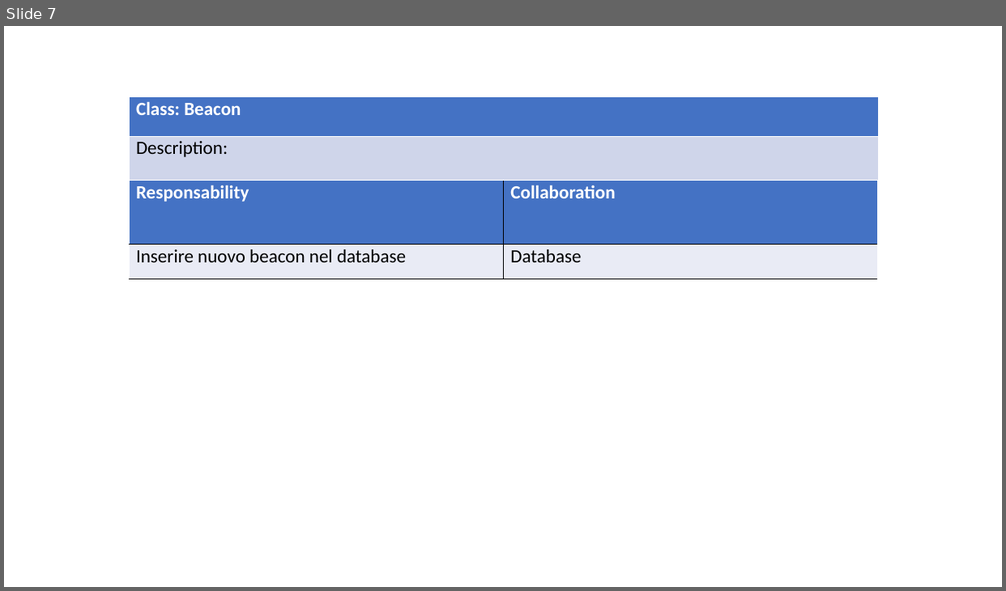
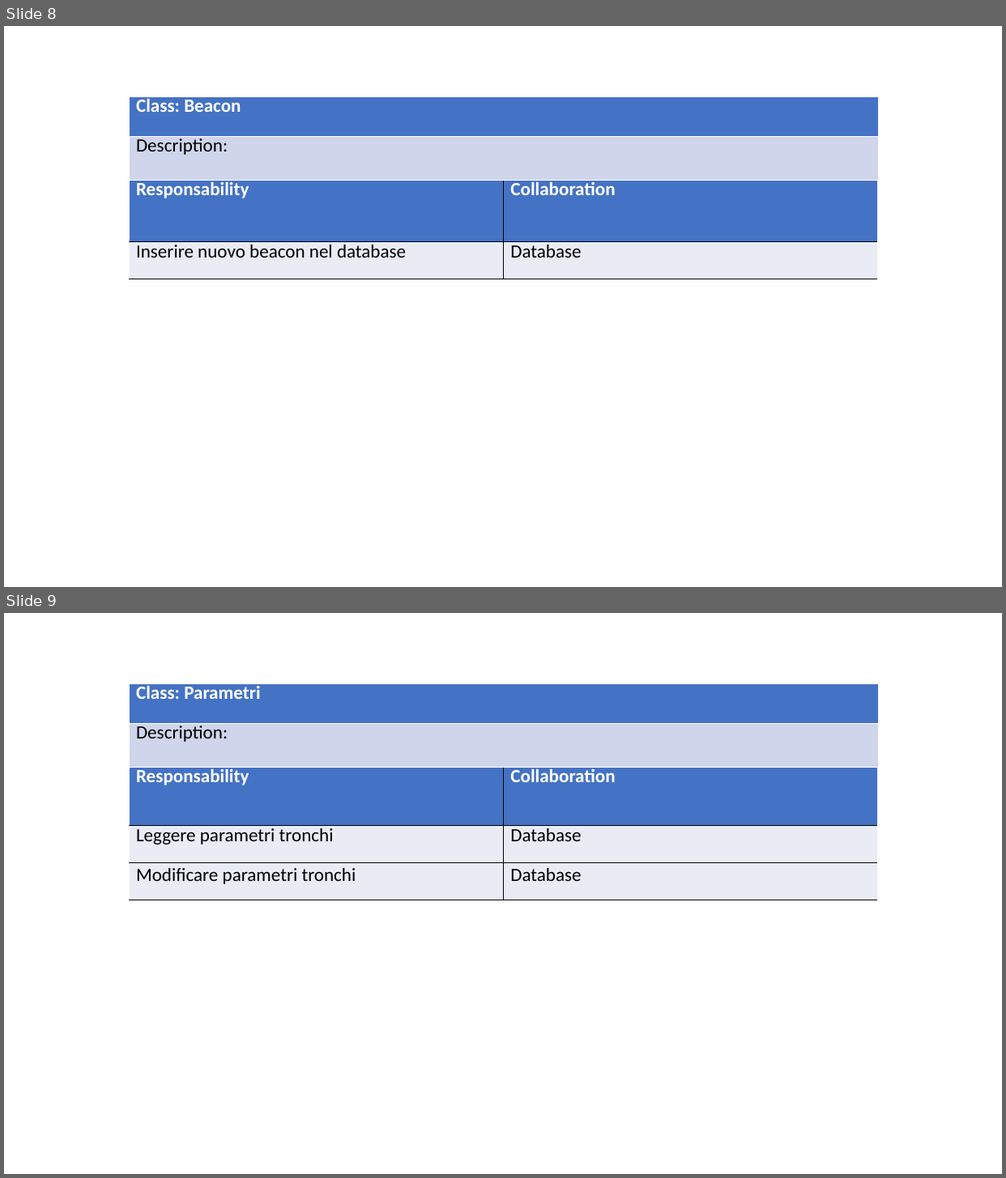
Before and after one commit to ecorradini/ProgettoIDS, a slide deck: AnalisiRequisiti/CRC/UT5/CRC_UT5.ppt. Shown one above the other, each under a label of ours: slide 7 before the commit, slides 8 and 9 after it. The pictures are 1006x591 and 1006x1178 pixels, drawn with LibreOffice and Linux fonts; fonts in the diff are those of the drawing. Boxes give left, top, right and bottom in pixels: in the first picture for what was removed or moved away, otherwise in the second. Text is boxed around its words. In the diff, an @@ line names an element or a change of style, - is before the commit and + after.

```diff
--- a/AnalisiRequisiti/CRC/UT5/CRC_UT5.ppt
+++ b/AnalisiRequisiti/CRC/UT5/CRC_UT5.ppt
@@ slide 9 added at bbox=[4, 613, 1002, 1174], background #FFFFFF @@
@@ table added at bbox=[129, 683, 878, 767], 2 rows, 1 columns @@
+Class: Parametri
+Description:
@@ table added at bbox=[129, 766, 877, 900], 3 rows, 2 columns @@
+Responsability | Collaboration
+Leggere parametri tronchi | Database
+Modificare parametri tronchi | Database
@@ what was slide 7 is now slide 8 @@
@@ slide 8 changed as well @@
@@ table at bbox=[129, 96, 878, 180] @@
@@ line spacing 0.83 to 0.69 @@
@@ table at bbox=[129, 179, 877, 278] @@
@@ line spacing 0.83 to 0.69 @@
```
Also in this commit, not shown: 6 other slides changed, 1 other slide added, 10 other files.
